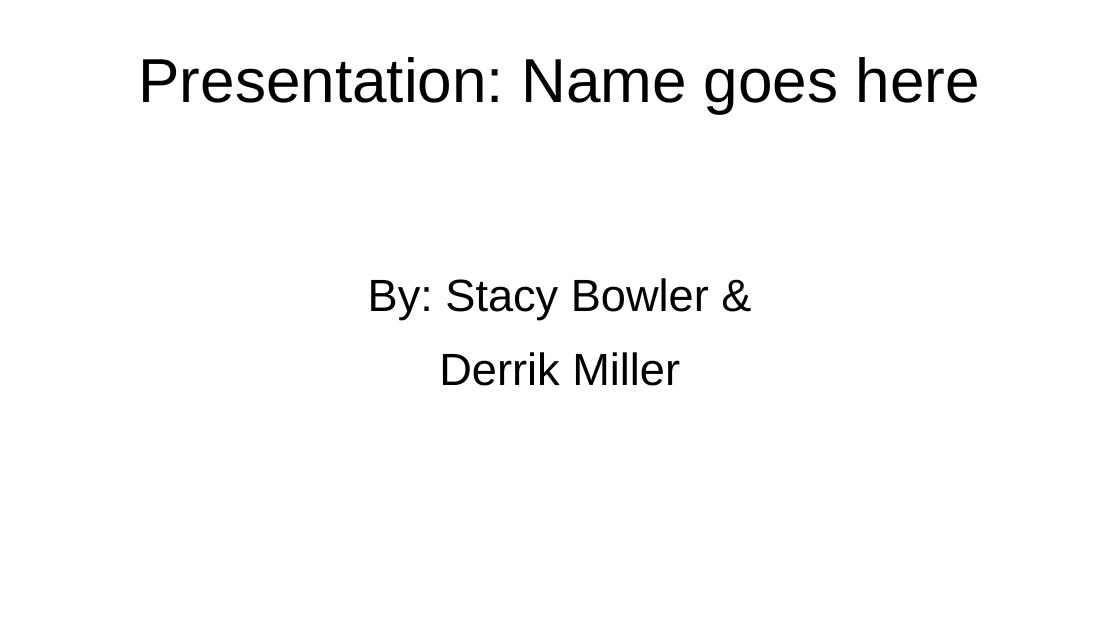
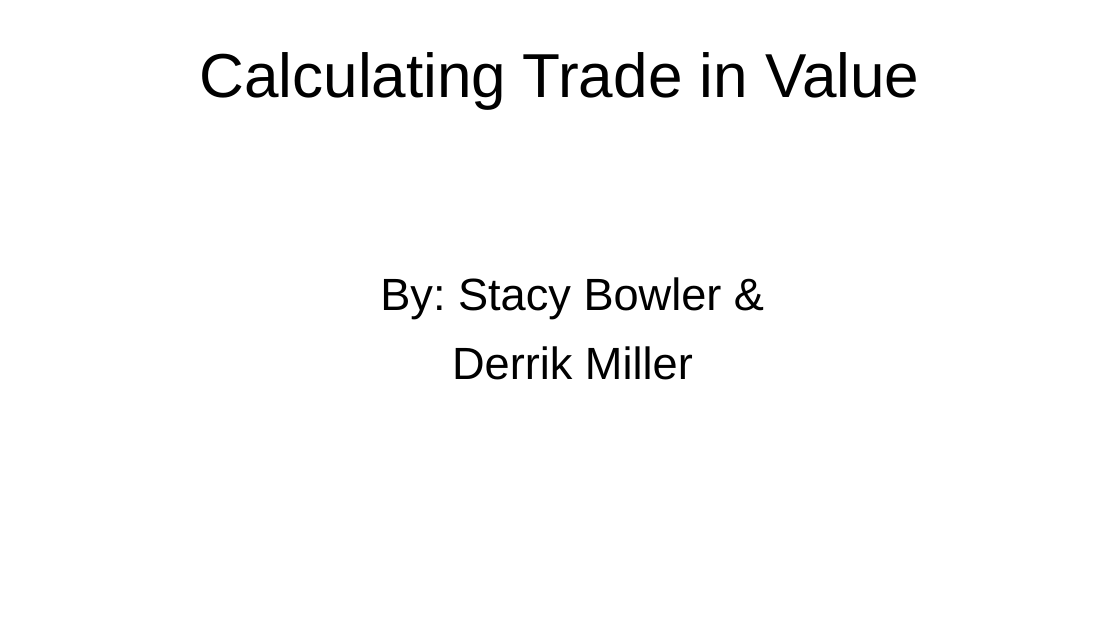
Before and after one commit to sbowler/project-one, a slide deck: slide 1 of presentations/project1_presentation_requirements.pptx. Drawn at 1120x630 pixels with LibreOffice and Linux fonts; fonts in the diff are those of the drawing. Boxes give left, top, right and bottom in pixels: in the first picture for what was removed or moved away, otherwise in the second. Text is boxed around its words. In the diff, an @@ line names an element or a change of style, - is before the commit and + after.

Commit message:
Draft slides

```diff
--- a/presentations/project1_presentation_requirements.pptx
+++ b/presentations/project1_presentation_requirements.pptx
@@ title at (200, 52, 919, 109): text changed @@
-Presentation: Name goes here
+Calculating Trade in Value
@@ subtitle "By: Stacy Bowler &" at (380, 277, 722, 380): indent changed; line spacing 1 to 0.9 @@
```
Also in this commit, not shown: 13 slides added, 5 slides removed, 2 other files.
